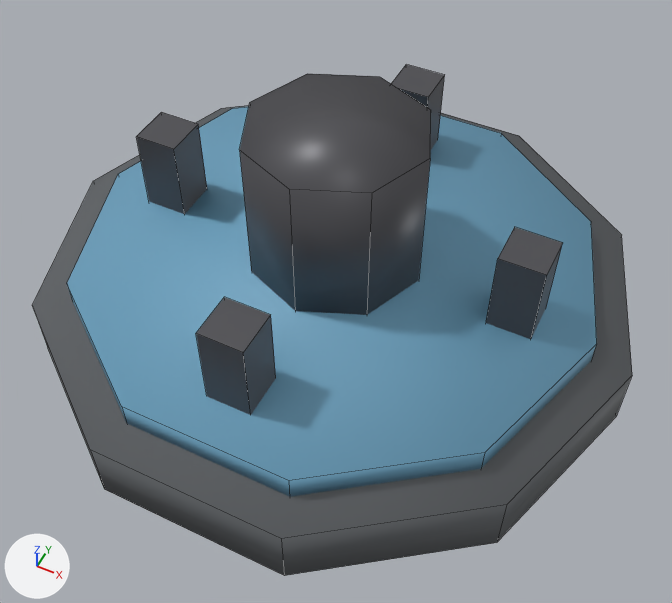
A saved change to the Blender file assets/source/pickup_pedestal.blend.
The view is the same before and after, from a 50 mm camera at (0.531, -1.067, 1.362) aimed at (0.04, -0.086, 0.135). Lighting does not change. The marker at lower left points along +X, +Y and +Z. The picture after the commit comes second. Mesh edges are drawn as thin lines.

The older version as bpy lines, for what is in view:
```python
mat_ns_trim = principled_material('ns_trim')
mat_ns_trim.base_color = (0.09, 0.09, 0.1)  # dark grey #555559
mat_ns_trim.metallic = 0.3
mat_ns_trim.roughness = 0.44
me_pickup_pedestal_mesh = bpy.data.meshes.new('pickup_pedestal_mesh')
me_pickup_pedestal_mesh.from_pydata(...)  # a 10-sided cylinder along z spanning x -0.55..0.55, y -0.523..0.523, z 0.0..0.12, material slot 0; a 10-sided cylinder along z spanning x -0.48..0.48, y -0.457..0.457, z 0.115..0.165, material slot 1; an 8-sided cylinder along z spanning x -0.16..0.16, y -0.16..0.16, z 0.12..0.44, material slot 2; a box spanning x 0.3..0.38, y -0.04..0.04, z 0.08..0.32, material slot 2; a box spanning x -0.04..0.04, y -0.38..-0.3, z 0.08..0.32, material slot 2; a box spanning x -0.38..-0.3, y -0.04..0.04, z 0.08..0.32, material slot 2; a box spanning x -0.04..0.04, y 0.3..0.38, z 0.08..0.32, material slot 2
for i in [*range(0, 34)]: me_pickup_pedestal_mesh.polygons[i].use_smooth = True
me_pickup_pedestal_mesh.materials.append(mat_ns_body_dark)  # dark grey #65696c
me_pickup_pedestal_mesh.materials.append(mat_ns_energy_cyan)  # blue #6fa6c4
me_pickup_pedestal_mesh.materials.append(mat_ns_trim)  # dark grey #555559
ob_pickup_pedestal = bpy.data.objects.new('pickup_pedestal', me_pickup_pedestal_mesh)
ob_pickup_pedestal.location = (0.0, 0.0, 0.0)
```
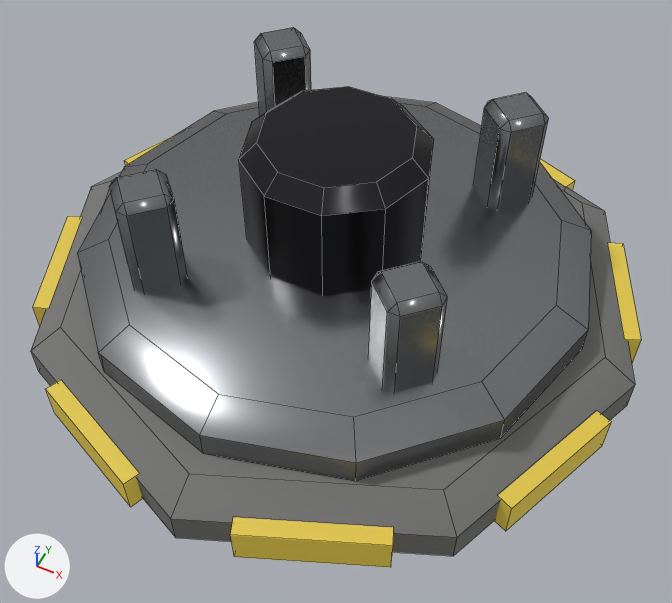
Pixel boxes [x1, y1, x2, y2] of what changed, in the pictures (672 x 603 px):
'pickup_pedestal', recoloured, surface changed, reshaped
    before: [32, 64, 632, 576]
    after: [31, 27, 641, 567]
part 1 of me_pickup_pedestal_mesh, rebuilt
    before: [32, 105, 632, 576]
    after: [31, 172, 635, 556]
part 2 of me_pickup_pedestal_mesh, rebuilt
    before: [67, 107, 597, 497]
    after: [77, 96, 591, 481]
part 3 of me_pickup_pedestal_mesh, rebuilt (14% shorter)
    before: [239, 73, 431, 315]
    after: [239, 87, 434, 296]
part 4 of me_pickup_pedestal_mesh, deleted
    before: [196, 297, 276, 415]
part 5 of me_pickup_pedestal_mesh, deleted
    before: [136, 112, 207, 214]
part 6 of me_pickup_pedestal_mesh, deleted
    before: [391, 64, 445, 149]
part 7 of me_pickup_pedestal_mesh, deleted
    before: [486, 227, 563, 339]
part 8 of me_pickup_pedestal_mesh, added
    after: [33, 27, 641, 567]

The change, as a diff of the scene's bpy script:
```diff
--- a/assets/source/pickup_pedestal.blend.py
+++ b/assets/source/pickup_pedestal.blend.py
@@ mat_ns_trim @@
 mat_ns_trim = principled_material('ns_trim')
-mat_ns_trim.base_color = (0.09, 0.09, 0.1)  # dark grey #555559
-mat_ns_trim.metallic = 0.3
-mat_ns_trim.roughness = 0.44
+mat_ns_trim.base_color = (0.038, 0.038, 0.042)  # dark grey #37373a
+mat_ns_trim.metallic = 0.92
+mat_ns_trim.roughness = 0.28
@@ mat_ns_hazard @@
+mat_ns_hazard = principled_material('ns_hazard')
+mat_ns_hazard.base_color = (0.64, 0.48, 0.055)  # yellow #d1b842
+mat_ns_hazard.metallic = 0.05
+mat_ns_hazard.roughness = 0.54
+mat_ns_hazard.emission_color = (0.64, 0.48, 0.055)  # yellow #d1b842
+mat_ns_hazard.emission_strength = 0.2
@@ mat_ns_concrete @@
+mat_ns_concrete = principled_material('ns_concrete')
+mat_ns_concrete.base_color = (0.18, 0.18, 0.176)  # grey #767674
+mat_ns_concrete.roughness = 0.92
@@ mat_ns_steel @@
+mat_ns_steel = principled_material('ns_steel')
+mat_ns_steel.base_color = (0.29, 0.295, 0.305)  # grey #939496
+mat_ns_steel.metallic = 0.95
+mat_ns_steel.roughness = 0.22
@@ me_pickup_pedestal_mesh @@
 # used by ob_pickup_pedestal; location = (0.0, 0.0, 0.0)
-me_pickup_pedestal_mesh.from_pydata(...)  # 88 vertices, 58 faces; spans x -0.55..0.55, y -0.523..0.523, z 0.0..0.44
-me_pickup_pedestal_mesh.materials.append(mat_ns_body_dark)  # dark grey #65696c
-me_pickup_pedestal_mesh.materials.append(mat_ns_energy_cyan)  # blue #6fa6c4
+me_pickup_pedestal_mesh.from_pydata(...)  # 258 vertices, 226 faces; spans x -0.56..0.56, y -0.56..0.56, z 0.0..0.43
+# me_pickup_pedestal_mesh part 1: the loose piece of 20 vertices spanning x -0.55..0.55, y -0.523..0.523, z 0.0..0.12 is rebuilt with 32 vertices and now spans x -0.56..0.56, y -0.56..0.56, z 0.0..0.14, in mat_ns_concrete (grey #767674)
+# me_pickup_pedestal_mesh part 2: the loose piece of 20 vertices spanning x -0.48..0.48, y -0.457..0.457, z 0.115..0.165 is rebuilt with 36 vertices and now spans x -0.46..0.46, y -0.46..0.46, z 0.14..0.22, in mat_ns_steel (grey #939496)
+# me_pickup_pedestal_mesh part 3: the loose piece of 16 vertices spanning x -0.16..0.16, y -0.16..0.16, z 0.12..0.44 is rebuilt with 30 vertices and now spans x -0.16..0.16, y -0.152..0.152, z 0.2..0.43
+# me_pickup_pedestal_mesh part 4: the loose piece of 8 vertices spanning x -0.04..0.04, y -0.38..-0.3, z 0.08..0.32 is deleted
+# me_pickup_pedestal_mesh part 5: the loose piece of 8 vertices spanning x -0.38..-0.3, y -0.04..0.04, z 0.08..0.32 is deleted
+# me_pickup_pedestal_mesh part 6: the loose piece of 8 vertices spanning x -0.04..0.04, y 0.3..0.38, z 0.08..0.32 is deleted
+# me_pickup_pedestal_mesh part 7: the loose piece of 8 vertices spanning x 0.3..0.38, y -0.04..0.04, z 0.08..0.32 is deleted
+# me_pickup_pedestal_mesh part 8
+# 96 vertices are added at x -0.545..0.545, y -0.545..0.545, z 0.035..0.41
+# 32 new vertices lie (0.0, 0.0, 0.232) away from vertices in x -0.28..0.28, y -0.28..0.28, z 0.164
+# 32 new vertices lie (0.0, 0.0, 0.07) away from vertices in x -0.545..0.545, y -0.545..0.545, z 0.035
+# 48 new faces join them, mat_ns_hazard (yellow #d1b842)
+# 104 new faces join them, mat_ns_steel (grey #939496)
 me_pickup_pedestal_mesh.materials.append(mat_ns_trim)
+me_pickup_pedestal_mesh.materials.append(mat_ns_concrete)  # grey #767674
+me_pickup_pedestal_mesh.materials.append(mat_ns_hazard)  # yellow #d1b842
+me_pickup_pedestal_mesh.materials.append(mat_ns_steel)  # grey #939496
```
